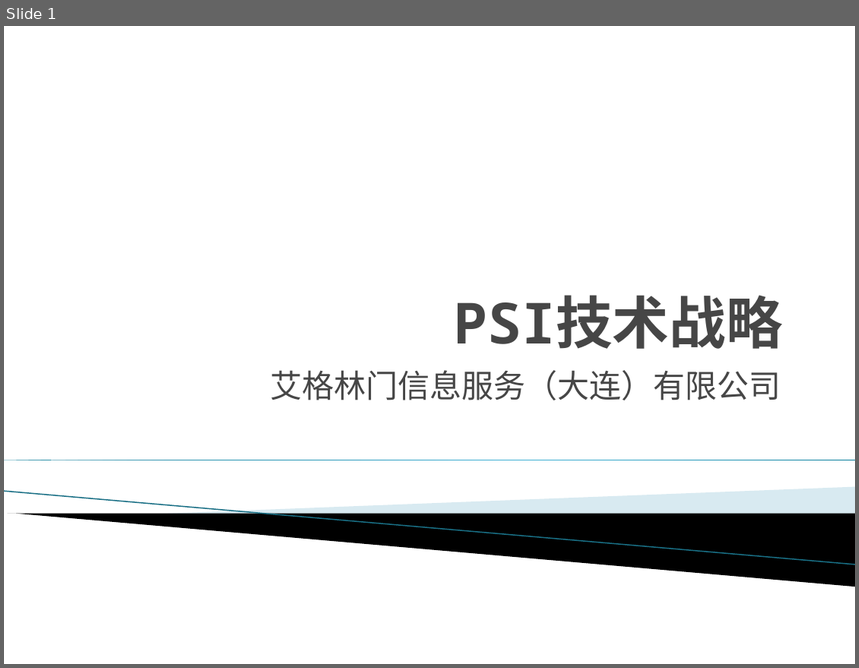
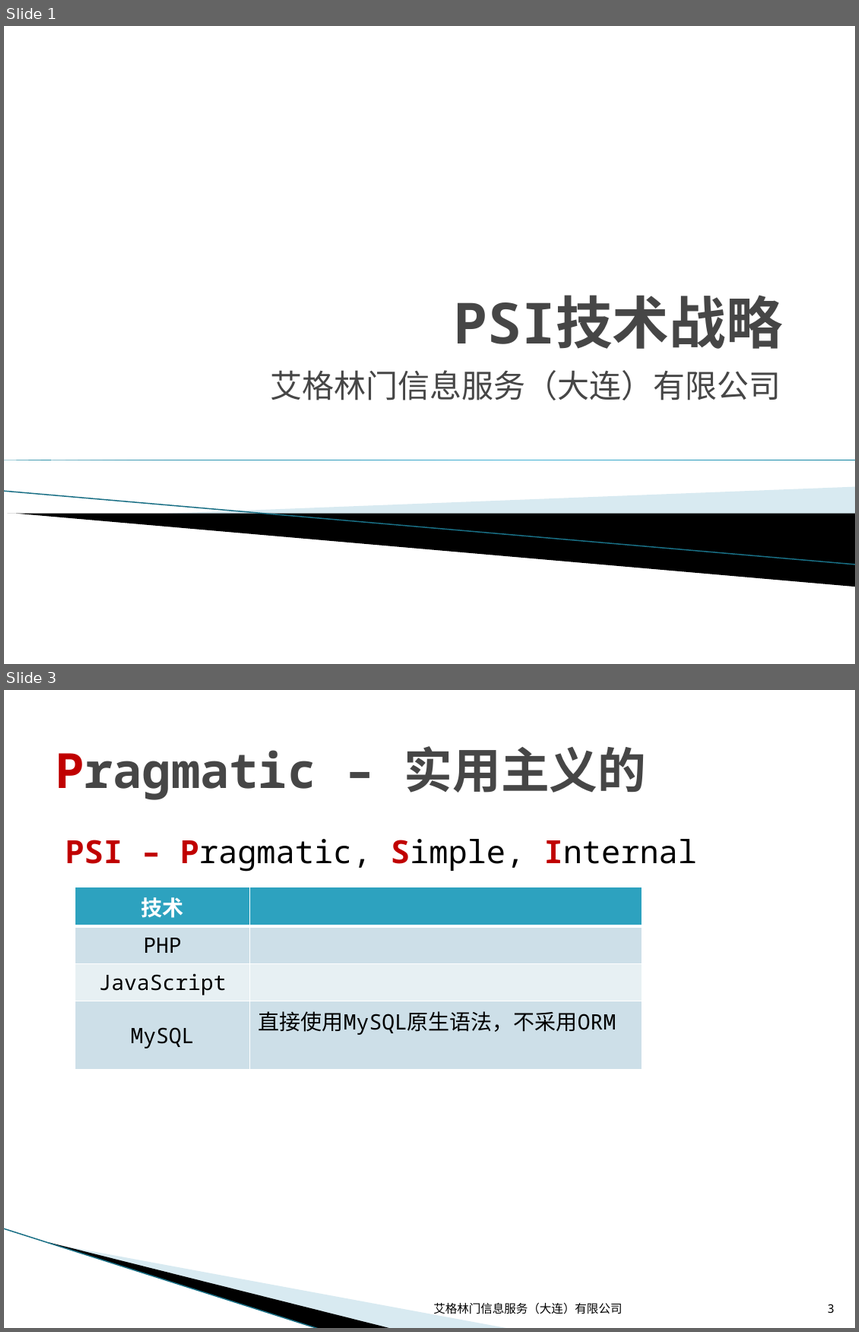
Before and after one commit to wuzhiping/PSI, a slide deck: doc/01 战略/PSI技术战略.pptx. Shown one above the other, each under a label of ours: slide 1 before the commit, slides 1 and 3 after it; the slides between them are not shown. The pictures are 859x668 and 859x1332 pixels, drawn with LibreOffice and Linux fonts; fonts in the diff are those of the drawing; background and template pictures are left out. Boxes give left, top, right and bottom in pixels: in the first picture for what was removed or moved away, otherwise in the second. Text is boxed around its words. In the diff, an @@ line names an element or a change of style, - is before the commit and + after.

Commit message:
文档 - PSI技术战略

```diff
--- a/doc/01 战略/PSI技术战略.pptx
+++ b/doc/01 战略/PSI技术战略.pptx
@@ slide 3 added at (x1=4, y1=690, x2=855, y2=1328), background #FFFFFF @@
@@ title added at (x1=55, y1=746, x2=647, y2=800), 41 pt, text #464646, bold @@
+Pragmatic – 实用主义的
@@ text added at (x1=65, y1=839, x2=698, y2=872), 27 pt, text #000000 @@
+PSI – Pragmatic, Simple, Internal
@@ table added at (x1=75, y1=887, x2=642, y2=1052), 4 rows, 2 columns @@
+技术 | 
+PHP | 
+JavaScript | 
+MySQL | 直接使用MySQL原生语法，不采用ORM
@@ line added from (4, 1229) to (320, 1328), #97C5D8 0.95 pt @@
@@ freeform shape added at (x1=49, y1=1243, x2=393, y2=1328), fill #000000 @@
@@ freeform shape added at (x1=51, y1=1243, x2=510, y2=1328), fill #A0CBDC at 40% opacity @@
@@ text added at (x1=433, y1=1303, x2=622, y2=1315), 10 pt, text #000000 @@
+艾格林门信息服务（大连）有限公司
@@ page number added at (x1=828, y1=1304, x2=835, y2=1313), 10 pt, text #000000 @@
+3
```
Also in this commit, not shown: 1 slide changed, 2 other slides added.
